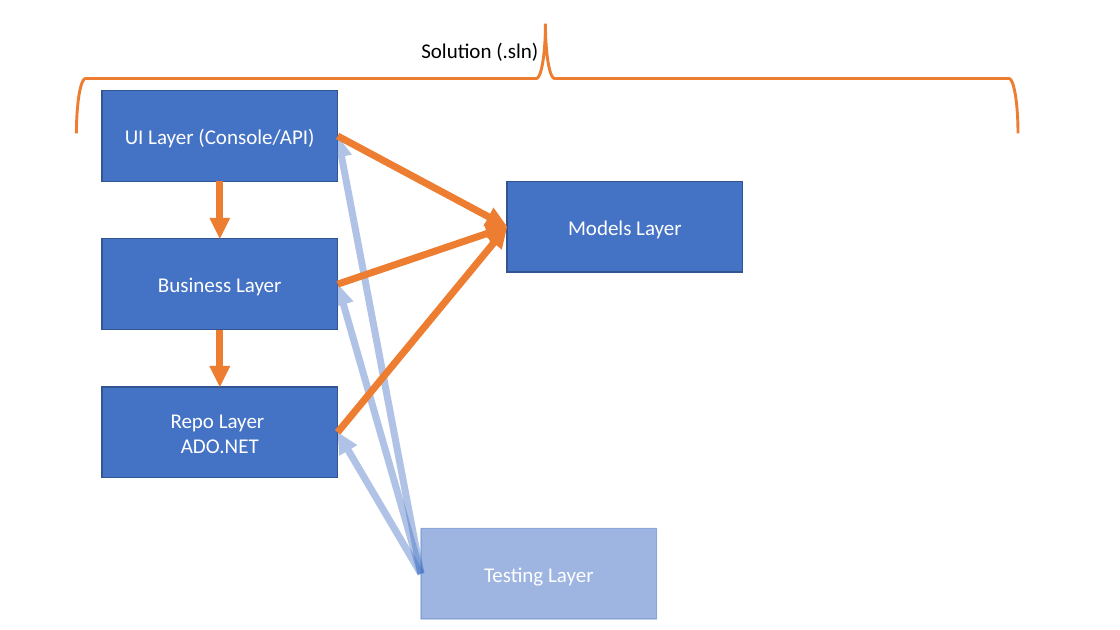
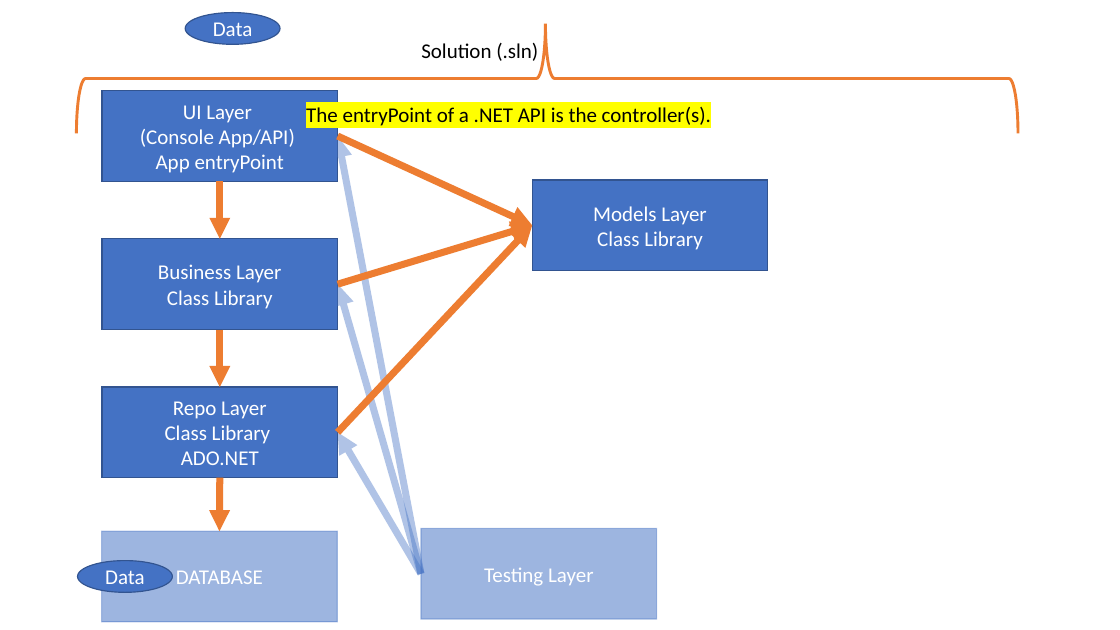
Before and after one commit to 042423-Chevron-batch/Trainer_Code, a slide deck: slide 4 of Marks Drawrings.pptx. Drawn at 1120x630 pixels with LibreOffice and Linux fonts; fonts in the diff are those of the drawing. Boxes give left, top, right and bottom in pixels: in the first picture for what was removed or moved away, otherwise in the second. Text is boxed around its words. In the diff, an @@ line names an element or a change of style, - is before the commit and + after.

```diff
--- a/Marks Drawrings.pptx
+++ b/Marks Drawrings.pptx
@@ ellipse added at [185, 13, 280, 45], fill #4472C4, outline #325491 1 pt, 18 pt, text #FFFFFF @@
+Data
@@ text in rectangle at [140, 105, 295, 173]: text changed @@
-UI Layer (Console/API)
+UI Layer
+(Console App/API)
+App entryPoint
@@ text added at [306, 107, 711, 126], 18 pt, text #000000 @@
+The entryPoint of a .NET API is the controller(s).
@@ arrow moved from (338, 136) - (507, 227) to (338, 136) - (533, 225) @@
@@ rectangle "Models Layer": place and size @@
-rectangle "Models Layer" at [507, 181, 744, 272]
+rectangle "Models Layer" at [533, 180, 769, 271]
@@ arrow moved from (338, 433) - (507, 227) to (338, 433) - (533, 225) @@
@@ arrow moved from (338, 284) - (507, 227) to (338, 284) - (533, 225) @@
@@ text in rectangle at [597, 231, 703, 250]: paragraph added @@
+Class Library
@@ text in rectangle at [167, 290, 273, 309]: paragraph added @@
+Class Library
@@ text in rectangle at [165, 425, 271, 444]: paragraph added @@
+Class Library
@@ arrow added from (220, 478) to (219, 531), #ED7D31 6 pt @@
@@ rectangle added at [102, 531, 338, 622], fill #4472C4 at 52% opacity, outline #4472C4 1 pt, 18 pt, text #FFFFFF @@
+DATABASE
@@ ellipse added at [77, 560, 172, 592], fill #4472C4, outline #325491 1 pt, 18 pt, text #FFFFFF @@
+Data
```
Also in this commit, not shown: 21 other files.
